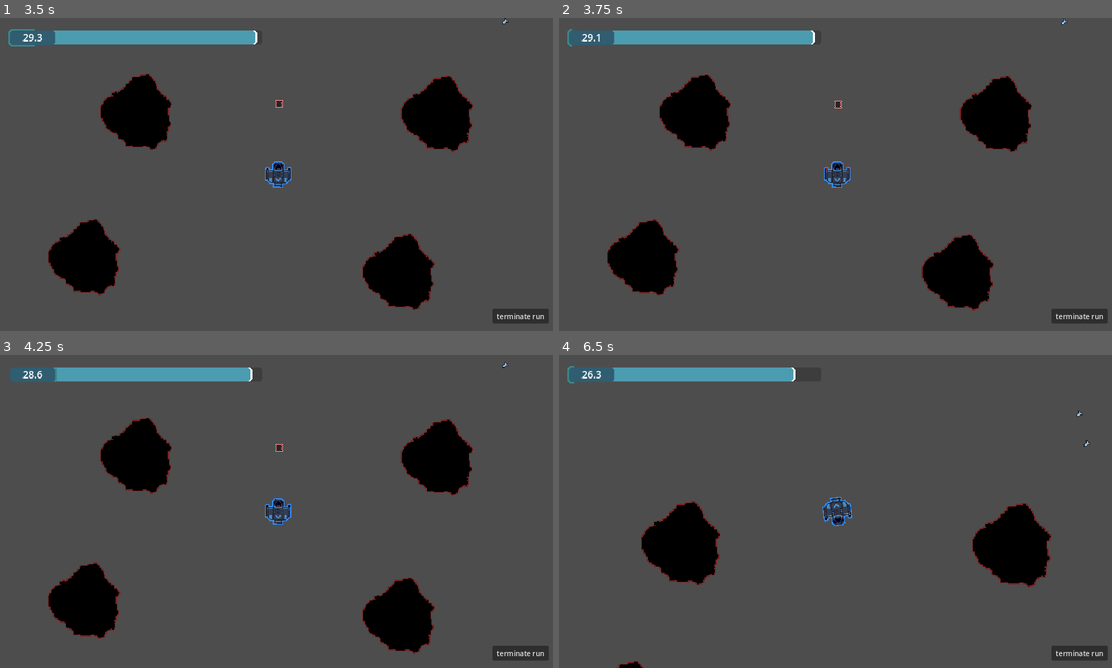
Above: before the commit, frames 1-4 (two rows, left to right).
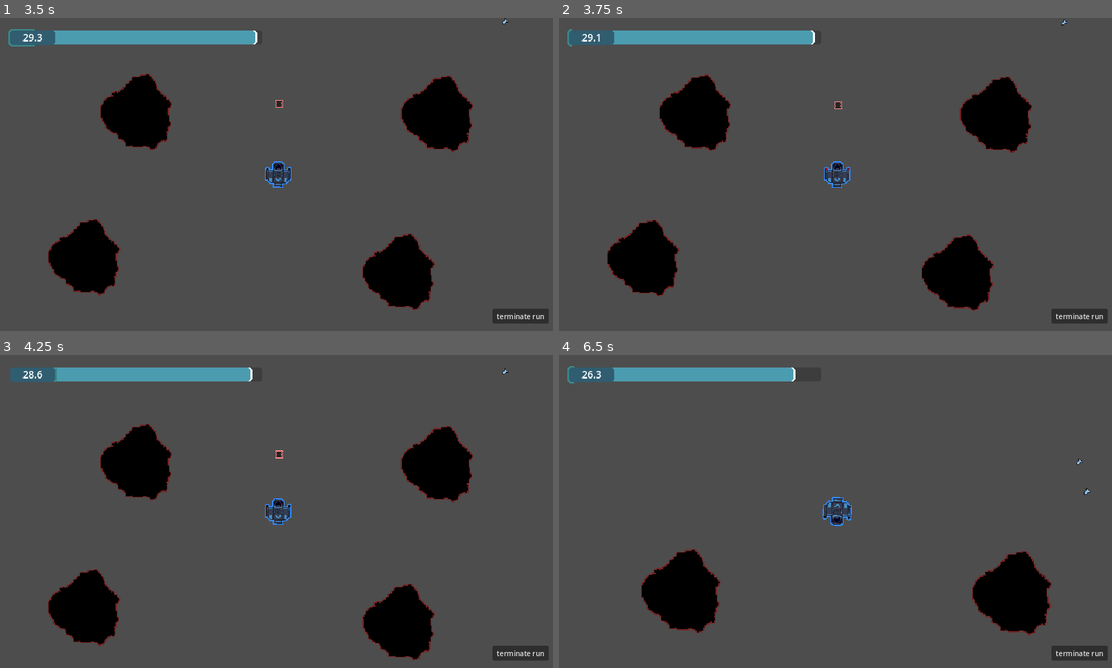
Above: after the commit, the same moments.

Repository: A5TR0spud/asterdrift_redshift
Game: Godot game, scene res://Scenes/Menus/main_menu.tscn
Same seed, same stepped clock (60 frames per second), same inputs: the game is played once before the commit and once after it. The engine's default icon, where the game draws it, is replaced by a stand-in: a white triangle on a blue panel in a dark square.
Inputs (mouse positions are in pixels of both pictures, inside the frame that each line leads up to):
- Up to frame 1 (3.5 s): click "Play" at 0.5 s; click "run" at 1.25 s; click "terminate run" at 2 s; click "New Run" at 2.75 s
- Up to frame 2 (3.75 s): move the mouse to (807, 237) at 3.52 s; hold W (forward) from 3.53 s (still down); hold Shift (boost) from 3.53 s (still down)
- Up to frame 3 (4.25 s): keep holding W (forward); keep holding Shift (boost)
- Up to frame 4 (6.5 s): move the mouse to (1006, 558) at 4.27 s; release Shift (boost) at 4.28 s; tap Shift (boost) at 4.35, 5.3, 6.05 s; move the mouse to (669, 464) at 5.02 s; release W (forward) at 5.03 s; press the mouse at (669, 464) at 5.03 s; hold Q (strafe left) from 5.03 s (still down); move the mouse to (863, 511) at 5.77 s; release the mouse at (863, 511) at 5.78 s; tap Mouse wheel up (zoom in) at 5.85 s

Frame 1 is identical in both runs. In frame 2, 0.4% of the frame differs, in the area x 8-92%, y 0-94%; in frame 3, 2.9%; in frame 4, 8.4%, in the area x 10-97%, y 17-100%.

Commit message:
booster + b4

Diff:
--- a/Scenes/Hangar/UpgradeIcon/upgrade.gd
+++ b/Scenes/Hangar/UpgradeIcon/upgrade.gd
@@ -27,6 +27,7 @@
 @onready var LevelBar := $MainIcon/LevelBar
 
 @export_group("Main")
+## The name to be displayed in-game.
 @export var NAME : String = "NAME":
 	get:
 		return NAME
@@ -34,6 +35,7 @@
 		NAME = value
 		if is_node_ready():
 			_updateTooltip()
+## The description to be displayed in-game.
 @export_multiline var DESCRIPTION : String = "DESC":
 	get:
 		return DESCRIPTION
@@ -43,8 +45,11 @@
 			_updateTooltip()
 ## Used by the save system to save and load this node's information.
 @export var INTERNAL_NAME : String = "undefined"
+## The prerequisite upgrade, if any.
 @export var PARENT_UPGRADE : Upgrade = null
+## Does this upgrade require the parent to be maxed out?
 @export var REQUIRE_MAX_PARENT : bool = false
+## The visual sprite.
 @export var SPRITE : Texture2D = null:
 	get:
 		return SPRITE
@@ -52,10 +57,12 @@
 		SPRITE = value
 		if is_node_ready():
 			MainIcon.texture = SPRITE
+## The max level. If 1, will hide level counter in tooltip.
 @export var MAX_LEVEL : int = 1
 @export_group("Cost")
-## If true, upgrade will always be bought at 0 cost
+## If true, upgrade will always be bought automatically and for free. Also hides the level counter in the tooltip.
 @export var PRE_BOUGHT : bool = false
+## What it costs to buy this upgrade.
 @export_custom(PROPERTY_HINT_RESOURCE_TYPE, "Materials") var Cost: Materials:
 	get:
 		return Cost
--- a/Scenes/Hangar/UpgradeIcon/upgrade.tscn
+++ b/Scenes/Hangar/UpgradeIcon/upgrade.tscn
@@ -86,7 +86,6 @@
 
 [node name="Upgrade" type="Node2D"]
 script = ExtResource("1_le4ru")
-REQUIRE_MAX_PARENT = null
 SPRITE = ExtResource("2_wk4es")
 Cost = SubResource("Resource_0h8lx")
 
@@ -111,8 +110,8 @@
 
 [node name="IsAvailableIcon" type="Sprite2D" parent="MainIcon"]
 visible = false
-rotation = -0.24781
-scale = Vector2(1.39395, 1.39395)
+rotation = 0.0263608
+scale = Vector2(1.16512, 1.16512)
 texture = ExtResource("3_yu8kn")
 script = ExtResource("4_dkm4s")
 
--- a/Scenes/Hangar/hangar.tscn
+++ b/Scenes/Hangar/hangar.tscn
@@ -13,6 +13,7 @@
 [ext_resource type="Texture2D" uid="uid://cxwkybickfaic" path="res://Assets/Hangar/Upgrades/Manipulator.png" id="8_7rt47"]
 [ext_resource type="Texture2D" uid="uid://ycs5jlgpof0s" path="res://Assets/Hangar/Upgrades/XLSpool.png" id="9_palqs"]
 [ext_resource type="Texture2D" uid="uid://dvtjvjymygrxc" path="res://Assets/Hangar/Upgrades/HookPropel.png" id="10_hm2a6"]
+[ext_resource type="Texture2D" uid="uid://byxrkxkgaa85w" path="res://Assets/Hangar/Upgrades/Booster.png" id="10_uhh3a"]
 [ext_resource type="Texture2D" uid="uid://dpawtsvssygqv" path="res://Assets/Hangar/Upgrades/RapidWinch.png" id="11_l2t6d"]
 [ext_resource type="Texture2D" uid="uid://ijo3yry5je3j" path="res://Assets/Hangar/Upgrades/AbrRes.png" id="12_sjd7r"]
 [ext_resource type="Texture2D" uid="uid://hsit4gva755d" path="res://Assets/Hangar/Upgrades/BluntRes.png" id="13_h35e1"]
@@ -55,6 +56,15 @@
 Ceramics = 2
 Synthetics = 2
 Organics = 0
+Components = 0
+
+[sub_resource type="Resource" id="Resource_nyedo"]
+resource_local_to_scene = true
+script = ExtResource("4_fiej8")
+Metals = 10
+Ceramics = 10
+Synthetics = 0
+Organics = 10
 Components = 0
 
 [sub_resource type="Resource" id="Resource_0idft"]
@@ -312,7 +322,6 @@
 When not inputting, the ship will apply a braking thrust.
 Improves rotation speed."
 INTERNAL_NAME = "RCSThrust"
-REQUIRE_MAX_PARENT = false
 SPRITE = ExtResource("2_4ahhh")
 Cost = SubResource("Resource_axi6p")
 
@@ -324,9 +333,19 @@
 Further improves rotation speed."
 INTERNAL_NAME = "AdvancedRCS"
 PARENT_UPGRADE = NodePath("../RCSThrust")
-REQUIRE_MAX_PARENT = false
 SPRITE = ExtResource("7_3ljve")
 Cost = SubResource("Resource_km3c3")
+
+[node name="Booster" parent="Camera2D/TechTree/TopLeft" node_paths=PackedStringArray("PARENT_UPGRADE") instance=ExtResource("4_r883k")]
+position = Vector2(-192, -192)
+NAME = "Stage 2"
+DESCRIPTION = "Holding shift reduces the ability to turn but
+greatly improves acceleration.
+Max speed is doubled."
+INTERNAL_NAME = "Booster"
+PARENT_UPGRADE = NodePath("../AdvancedRCS")
+SPRITE = ExtResource("10_uhh3a")
+Cost = SubResource("Resource_nyedo")
 
 [node name="TopRight" type="Node2D" parent="Camera2D/TechTree"]
 
@@ -337,7 +356,6 @@
 Extends at 3u/s.
 Retracts at 1u/s."
 INTERNAL_NAME = "Manipulator"
-REQUIRE_MAX_PARENT = false
 SPRITE = ExtResource("8_7rt47")
 PRE_BOUGHT = true
 Cost = SubResource("Resource_0idft")
@@ -348,7 +366,6 @@
 DESCRIPTION = "Increases range of hook by +0.5u."
 INTERNAL_NAME = "BigSpool"
 PARENT_UPGRADE = NodePath("../ResourceHook")
-REQUIRE_MAX_PARENT = false
 SPRITE = ExtResource("9_palqs")
 MAX_LEVEL = 4
 Cost = SubResource("Resource_ruk6o")
@@ -359,7 +376,6 @@
 DESCRIPTION = "Increases extension speed by +2u/s."
 INTERNAL_NAME = "HookPropel"
 PARENT_UPGRADE = NodePath("../ResourceHook")
-REQUIRE_MAX_PARENT = false
 SPRITE = ExtResource("10_hm2a6")
 MAX_LEVEL = 3
 Cost = SubResource("Resource_iqxgi")
@@ -370,7 +386,6 @@
 DESCRIPTION = "Increases retraction speed by +2u/s"
 INTERNAL_NAME = "RapidWinch"
 PARENT_UPGRADE = NodePath("../ResourceHook")
-REQUIRE_MAX_PARENT = false
 SPRITE = ExtResource("11_l2t6d")
 MAX_LEVEL = 2
 Cost = SubResource("Resource_bjsy7")
@@ -399,7 +414,6 @@
 Range: 8 units."
 INTERNAL_NAME = "Laser"
 PARENT_UPGRADE = NodePath("../../BluntRes")
-REQUIRE_MAX_PARENT = false
 SPRITE = ExtResource("14_i2e82")
 Cost = SubResource("Resource_cber5")
 
@@ -412,7 +426,6 @@
 Increases range by 2 units."
 INTERNAL_NAME = "AutoPhoton"
 PARENT_UPGRADE = NodePath("../PhotonCannon")
-REQUIRE_MAX_PARENT = false
 SPRITE = ExtResource("15_vtpn8")
 Cost = SubResource("Resource_vsrkx")
 
@@ -422,7 +435,6 @@
 DESCRIPTION = "Triples the knockback effects of the needle laser."
 INTERNAL_NAME = "HeavyLaser"
 PARENT_UPGRADE = NodePath("../PhotonCannon")
-REQUIRE_MAX_PARENT = false
 SPRITE = ExtResource("16_2gfpv")
 Cost = SubResource("Resource_pmmu6")
 
@@ -434,7 +446,6 @@
 The second laser is always automatically aimed at the farthest object."
 INTERNAL_NAME = "TwoLaser"
 PARENT_UPGRADE = NodePath("../AutoPhoton")
-REQUIRE_MAX_PARENT = false
 SPRITE = ExtResource("17_06lla")
 Cost = SubResource("Resource_7kw8l")
 
@@ -445,7 +456,6 @@
 Time per resource: 5 seconds."
 INTERNAL_NAME = "MiningLaser"
 PARENT_UPGRADE = NodePath("../PhotonCannon")
-REQUIRE_MAX_PARENT = false
 SPRITE = ExtResource("18_j10x7")
 Cost = SubResource("Resource_yighi")
 
@@ -457,7 +467,6 @@
 Time per resource is reduced by 1 second."
 INTERNAL_NAME = "TractorNeedle"
 PARENT_UPGRADE = NodePath("../MiningLaser")
-REQUIRE_MAX_PARENT = false
 SPRITE = ExtResource("23_pbsqd")
 Cost = SubResource("Resource_lfgh2")
 
@@ -470,7 +479,6 @@
 Each laser is 0.75x as efficient as the original."
 INTERNAL_NAME = "LaserArray"
 PARENT_UPGRADE = NodePath("../DoubleLaser")
-REQUIRE_MAX_PARENT = false
 SPRITE = ExtResource("24_hjrx4")
 Cost = SubResource("Resource_fiaa4")
 
@@ -482,7 +490,6 @@
 Reduces range by 2 units."
 INTERNAL_NAME = "StrongLaser"
 PARENT_UPGRADE = NodePath("../HeavyLaser")
-REQUIRE_MAX_PARENT = false
 SPRITE = ExtResource("26_jgp56")
 Cost = SubResource("Resource_tyodo")
 
@@ -493,7 +500,6 @@
 oncoming threats within laser range."
 INTERNAL_NAME = "PointDefense"
 PARENT_UPGRADE = NodePath("../StrongLaser")
-REQUIRE_MAX_PARENT = false
 SPRITE = ExtResource("27_rgnbw")
 Cost = SubResource("Resource_owulg")
 
@@ -502,7 +508,6 @@
 NAME = "Abrasive-Resistant Hull"
 DESCRIPTION = "Damage taken from opposing rotation is halved."
 INTERNAL_NAME = "AbrResistance"
-REQUIRE_MAX_PARENT = false
 SPRITE = ExtResource("12_sjd7r")
 Cost = SubResource("Resource_7f0nr")
 
@@ -512,7 +517,6 @@
 DESCRIPTION = "Damage taken from opposing motion is halved."
 INTERNAL_NAME = "BluntRes"
 PARENT_UPGRADE = NodePath("../AbrResistance")
-REQUIRE_MAX_PARENT = false
 SPRITE = ExtResource("13_h35e1")
 Cost = SubResource("Resource_it780")
 
@@ -522,7 +526,6 @@
 DESCRIPTION = "+25% of oncoming laser damage is reflected."
 INTERNAL_NAME = "ReflectHull"
 PARENT_UPGRADE = NodePath("../Laser/PhotonCannon")
-REQUIRE_MAX_PARENT = false
 SPRITE = ExtResource("22_utiiq")
 MAX_LEVEL = 2
 Cost = SubResource("Resource_pab5s")
@@ -534,7 +537,6 @@
 NAME = "Basic Radar Dish"
 DESCRIPTION = "Unlocks the ability to zoom out 1.5x, then 2x."
 INTERNAL_NAME = "Dish"
-REQUIRE_MAX_PARENT = false
 SPRITE = ExtResource("21_5xmpu")
 MAX_LEVEL = 2
 Cost = SubResource("Resource_d2k57")
@@ -545,7 +547,6 @@
 DESCRIPTION = "Increases look-ahead by 1."
 INTERNAL_NAME = "LookAhead"
 PARENT_UPGRADE = NodePath("../Dish")
-REQUIRE_MAX_PARENT = false
 SPRITE = ExtResource("25_8ow2g")
 Cost = SubResource("Resource_ewipx")
 
--- a/Scenes/Player/Player.tscn
+++ b/Scenes/Player/Player.tscn
@@ -274,25 +274,25 @@
 debug_color = Color(0.15, 0.546667, 1, 0)
 
 [node name="LaserLine" type="Line2D" parent="NeedleLaser"]
-points = PackedVector2Array(0, 0, 40.4774, -121.431)
+points = PackedVector2Array(0, 0, 40.4775, -121.431)
 width = 1.0
-default_color = Color(1, 0.649202, 0.649202, 1)
+default_color = Color(1, 0.731827, 0.731827, 1)
 begin_cap_mode = 2
 
 [node name="LaserTarget" type="Marker2D" parent="NeedleLaser"]
-position = Vector2(40.4774, -121.431)
+position = Vector2(40.4775, -121.431)
 
 [node name="LaserRay" type="RayCast2D" parent="NeedleLaser"]
-target_position = Vector2(40.4774, -121.431)
+target_position = Vector2(40.4775, -121.431)
 
 [node name="Endpoint" type="Marker2D" parent="NeedleLaser"]
-position = Vector2(40.4774, -121.431)
+position = Vector2(40.4775, -121.431)
 
 [node name="Sprite2D" type="Sprite2D" parent="NeedleLaser/Endpoint"]
 texture = SubResource("AtlasTexture_v7d0o")
 
 [node name="Color" type="Sprite2D" parent="NeedleLaser/Endpoint"]
-modulate = Color(1, 0.649202, 0.649202, 1)
+modulate = Color(1, 0.731827, 0.731827, 1)
 texture = SubResource("AtlasTexture_5rfwe")
 
 [node name="MagnetArea" type="Area2D" parent="."]
@@ -303,7 +303,6 @@
 collision_mask = 5
 monitorable = false
 script = ExtResource("15_8a6ob")
-isRepelling = null
 
 [node name="CollisionShape2D" type="CollisionShape2D" parent="MagnetArea"]
 shape = SubResource("CircleShape2D_nf5yv")
--- a/Scenes/Player/player.gd
+++ b/Scenes/Player/player.gd
@@ -116,6 +116,10 @@
 	if Stats.Has_Better_RCS && absf(targetAngularAccel) < deg_to_rad(15) * delta:
 		targetLinearAccel += targetLinearAccel.normalized() * 32
 
+	if Input.is_action_pressed("boost"):
+		targetLinearAccel *= 2
+		targetAngularAccel *= 0.5
+
 	apply_force(targetLinearAccel)
 
 	if linear_velocity.length() > MAX_SPEED:
@@ -129,6 +133,8 @@
 func _handleStats():
 	var x: int
 	var y: float
+
+	MAX_SPEED += 64 * UpgradesManager.Load("Booster")
 
 	# Manipulator Stats
 	if IS_IN_GARAGE || UpgradesManager.Load("Manipulator") < 1:
--- a/Scenes/World/Decoration/collectable.tscn
+++ b/Scenes/World/Decoration/collectable.tscn
@@ -14,6 +14,7 @@
 max_contacts_reported = 1
 script = ExtResource("1_eeqgr")
 isResource = true
+Magnetism = 2.0
 
 [node name="CollisionShape2D" type="CollisionShape2D" parent="."]
 shape = SubResource("CircleShape2D_rb2xb")
--- a/Scenes/World/World.tscn
+++ b/Scenes/World/World.tscn
@@ -250,9 +250,7 @@
 [node name="Collectable" parent="." instance=ExtResource("9_28bwd")]
 position = Vector2(1, -81)
 COLLECTION = 4
-Health = 100.0
-Magnetism = null
-Radius = null
+Magnetism = 1.5
 
 [connection signal="damage" from="Player" to="." method="_on_player_damage"]
 [connection signal="pressed" from="CanvasLayer/Control/EndRunButton" to="." method="_on_end_run_button_pressed"]
Binary file added: Assets/Hangar/Upgrades/Booster.png
Not shown, added: Assets/Hangar/Upgrades/Booster.png.import
Not shown: 1 places in Scenes/Hangar/hangar.tscn that only renumber resources
Not shown, changed: export_presets.cfg
Not shown, added: BUILDS/build 4/Astershift.console.exe
Not shown, added: BUILDS/build 4/Astershift.exe
Not shown, added: BUILDS/build 4/Astershift.pck
Not shown, added: BUILDS/build 4/build 4.zip
